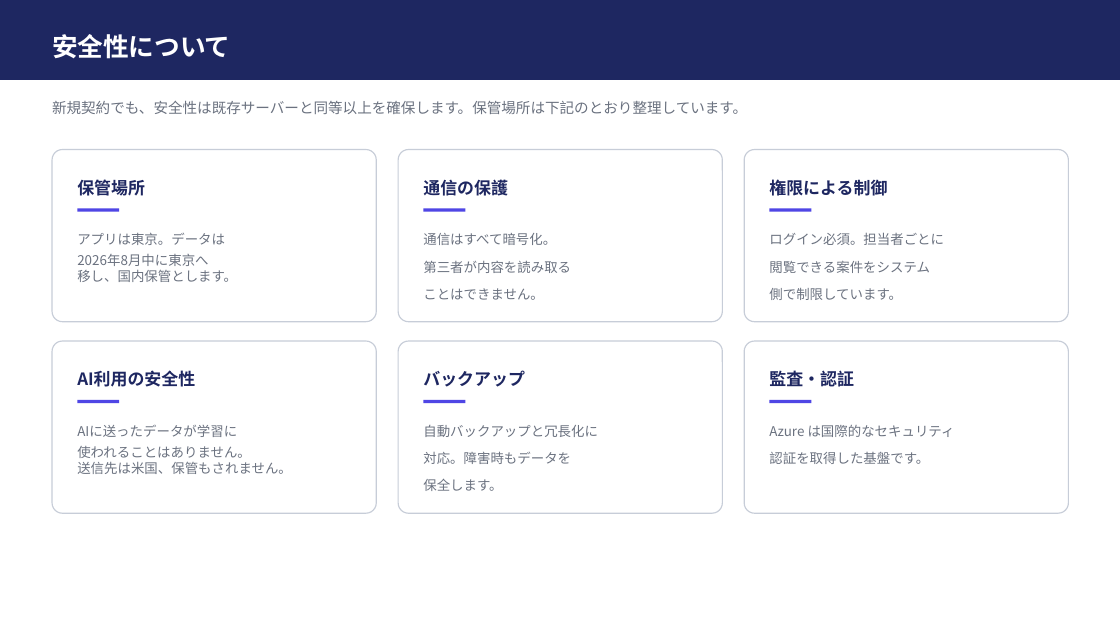
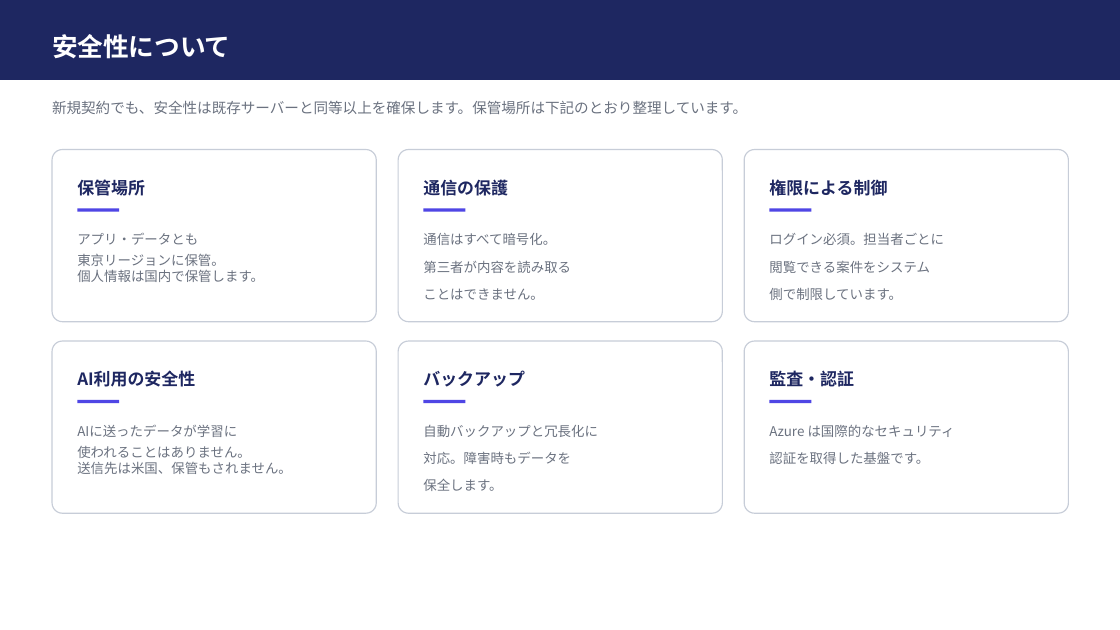
Before and after one commit to IVipcy/SouzokPlatform, a slide deck: slide 5 of docs/サーバー構成のご提案.pptx. Drawn at 1120x630 pixels with LibreOffice and Linux fonts; fonts in the diff are those of the drawing. Boxes give left, top, right and bottom in pixels: in the first picture for what was removed or moved away, otherwise in the second. Text is boxed around its words. In the diff, an @@ line names an element or a change of style, - is before the commit and + after.

```diff
--- a/docs/サーバー構成のご提案.pptx
+++ b/docs/サーバー構成のご提案.pptx
@@ text at (77,233,264,282): text changed @@
-アプリは東京。データは
-2026年8月中に東京へ
-移し、国内保管とします。
+アプリ・データとも
+東京リージョンに保管。
+個人情報は国内で保管します。
```
Also in this commit, not shown: 4 other slides changed.
